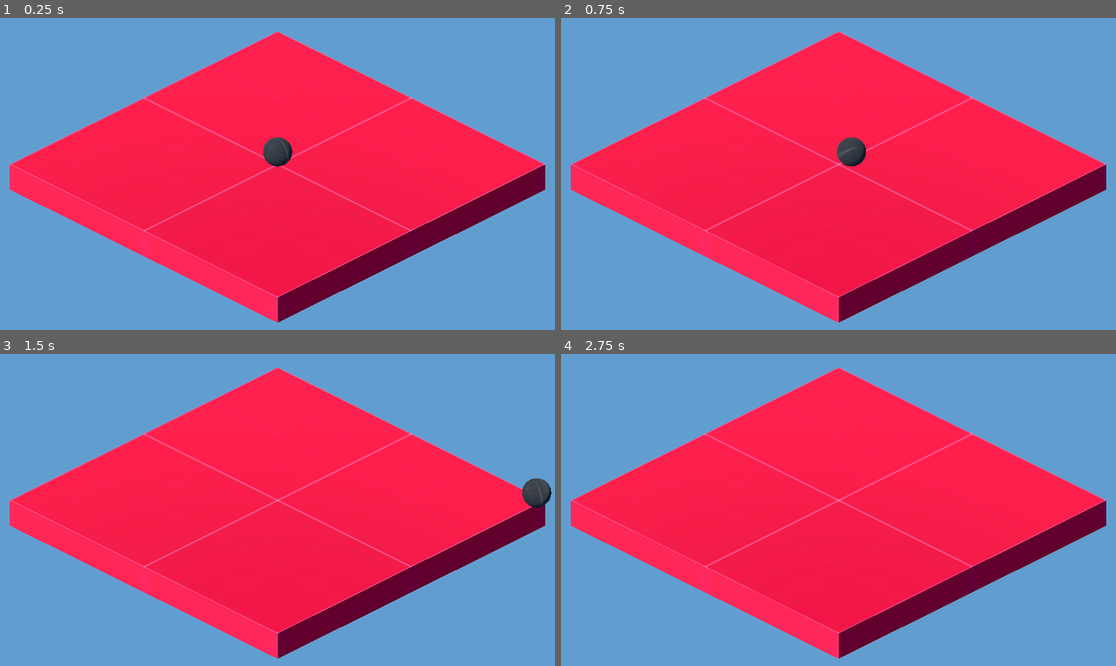
Above: before the commit, frames 1-4 (two rows, left to right).
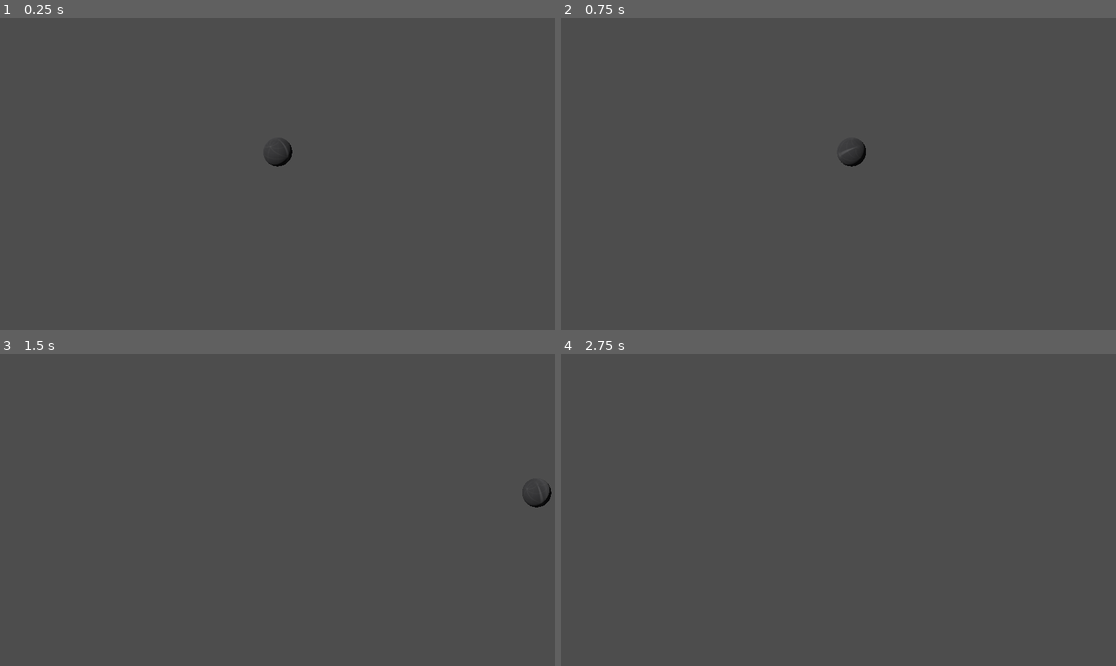
Above: after the commit, the same moments.

Repository: RandomPuddles/Game-Jam
Game: Godot game, scene res://Scenes/Main.tscn
Same seed, same stepped clock (60 frames per second), same inputs: the game is played once before the commit and once after it.
Inputs:
- Up to frame 1 (0.25 s): no input
- Up to frame 2 (0.75 s): tap Enter at 0.5 s; hold D (Right) from 0.53 s (still down); hold Shift (Boost) from 0.53 s (still down)
- Up to frame 3 (1.5 s): release D (Right) at 1.28 s; release Shift (Boost) at 1.28 s; hold S (Backward) from 1.28 s (still down); tap Shift (Boost) at 1.35 s
- Up to frame 4 (2.75 s): tap Space at 2 s; release S (Backward) at 2.03 s; hold D (Right) from 2.03 s (still down); hold Shift (Boost) from 2.03 s (still down)

The runs differ from the first frame. In frame 1, 100% of the frame differs, in the area x 0-100%, y 0-100%; in frame 2, 100%; in frame 3, 100%; in frame 4, 100%.

Commit message:
2d scene with pre rendered fellas

Diff:
--- a/game-jam/Scenes/Main.tscn
+++ b/game-jam/Scenes/Main.tscn
@@ -1,10 +1,10 @@
-[gd_scene load_steps=5 format=3 uid="uid://cbmchv2i7tqwa"]
+[gd_scene load_steps=6 format=3 uid="uid://cbmchv2i7tqwa"]
 
 [ext_resource type="Texture2D" uid="uid://ccmvlinbvdh24" path="res://Assets/kenney_prototype-textures/PNG/Red/texture_02.png" id="1_kln2b"]
 [ext_resource type="PackedScene" uid="uid://y4sh7ttbpw7h" path="res://Scenes/Marble.tscn" id="2_idj7w"]
+[ext_resource type="Texture2D" uid="uid://r4hisxeewdhq" path="res://Assets/marbleFloor.png" id="2_kln2b"]
 
 [sub_resource type="Environment" id="Environment_c1w88"]
-background_mode = 1
 background_color = Color(0.37963477, 0.6200828, 0.81055135, 1)
 
 [sub_resource type="StandardMaterial3D" id="StandardMaterial3D_v1gob"]
@@ -23,10 +23,20 @@
 projection = 1
 size = 10.71
 
+[node name="Marble" parent="." instance=ExtResource("2_idj7w")]
+
+[node name="CanvasLayer" type="CanvasLayer" parent="."]
+layer = 0
+visible = false
+
+[node name="Sprite3D" type="Sprite3D" parent="CanvasLayer"]
+transform = Transform3D(0.98994946, 0.25621775, -0.9562177, 0, 1.3522961, 0.36234662, 0.98994946, -0.25621775, 0.9562177, 0, -0.7445719, 0)
+visible = false
+texture = ExtResource("2_kln2b")
+
 [node name="Floor" type="CSGBox3D" parent="."]
 transform = Transform3D(1, 0, 0, 0, 1, 0, 0, 0, 1, 0, -0.5, 0)
+visible = false
 material_override = SubResource("StandardMaterial3D_v1gob")
 use_collision = true
 size = Vector3(13, 1, 13)
-
-[node name="Marble" parent="." instance=ExtResource("2_idj7w")]
--- /dev/null
+++ b/game-jam/Scenes/bgCube.tscn
@@ -0,0 +1,68 @@
+[gd_scene load_steps=7 format=3 uid="uid://cgyrfggc7ucyg"]
+
+[ext_resource type="Texture2D" uid="uid://r4hisxeewdhq" path="res://Assets/marbleFloor.png" id="1_pkxpd"]
+[ext_resource type="Texture2D" uid="uid://d4gesxi4tkv6f" path="res://Assets/Ralsei_overworld_splat.png" id="2_2uurt"]
+[ext_resource type="PackedScene" uid="uid://cbmchv2i7tqwa" path="res://Scenes/Main.tscn" id="2_4hbil"]
+[ext_resource type="Texture2D" uid="uid://barq67eed08is" path="res://icon.svg" id="2_sebpc"]
+
+[sub_resource type="GDScript" id="GDScript_sebpc"]
+script/source = "extends TextureRect
+
+
+# Called when the node enters the scene tree for the first time.
+func _ready() -> void:
+	pass # Replace with function body.
+
+
+# Called every frame. 'delta' is the elapsed time since the previous frame.
+func _process(delta: float) -> void:
+	#var tex = get_parent().get_node(\"myViewport\").get_texture();
+	#texture = tex
+	pass
+"
+
+[sub_resource type="ViewportTexture" id="ViewportTexture_sebpc"]
+viewport_path = NodePath("myViewport")
+
+[node name="Node2D" type="Node2D"]
+
+[node name="ralsei" type="TextureRect" parent="."]
+z_index = 2
+offset_left = 468.0
+offset_top = 438.51154
+offset_right = 619.0
+offset_bottom = 954.51154
+texture = ExtResource("2_2uurt")
+expand_mode = 4
+stretch_mode = 4
+
+[node name="TextureRect" type="TextureRect" parent="."]
+offset_left = -18.0
+offset_top = -41.0
+offset_right = 1178.0
+offset_bottom = 1521.4227
+texture = ExtResource("1_pkxpd")
+expand_mode = 4
+stretch_mode = 4
+
+[node name="TextureRect2" type="TextureRect" parent="."]
+visible = false
+offset_right = 1150.0
+offset_bottom = 648.0
+texture = ExtResource("2_sebpc")
+script = SubResource("GDScript_sebpc")
+
+[node name="myViewport" type="SubViewport" parent="."]
+transparent_bg = true
+size = Vector2i(1000, 600)
+
+[node name="Node3D" parent="myViewport" instance=ExtResource("2_4hbil")]
+
+[node name="Sprite2D" type="Sprite2D" parent="."]
+z_index = 1
+position = Vector2(587, 324.00003)
+scale = Vector2(0.99399996, 1.08)
+texture = SubResource("ViewportTexture_sebpc")
+
+[node name="Camera3D" type="Camera3D" parent="." groups=["Camera"]]
+transform = Transform3D(0.70710677, 0, -0.70710677, 0, 1, 0, 0.70710677, 0, 0.70710677, 0, 3.7657003, 0)
--- a/game-jam/project.godot
+++ b/game-jam/project.godot
@@ -12,7 +12,7 @@
 
 config/name="Game Jam"
 run/main_scene="uid://cbmchv2i7tqwa"
-config/features=PackedStringArray("4.5", "Forward Plus")
+config/features=PackedStringArray("4.5", "C#", "Forward Plus")
 config/icon="res://icon.svg"
 
 [dotnet]
Binary file added: game-jam/Assets/Ralsei_overworld_splat.png
Not shown, added: game-jam/Assets/Ralsei_overworld_splat.png.import
Binary file added: game-jam/Assets/marbleFloor.png
Not shown, added: game-jam/Assets/marbleFloor.png.import
Not shown, added: game-jam/Game Jam.csproj
Not shown, added: game-jam/Game Jam.sln
